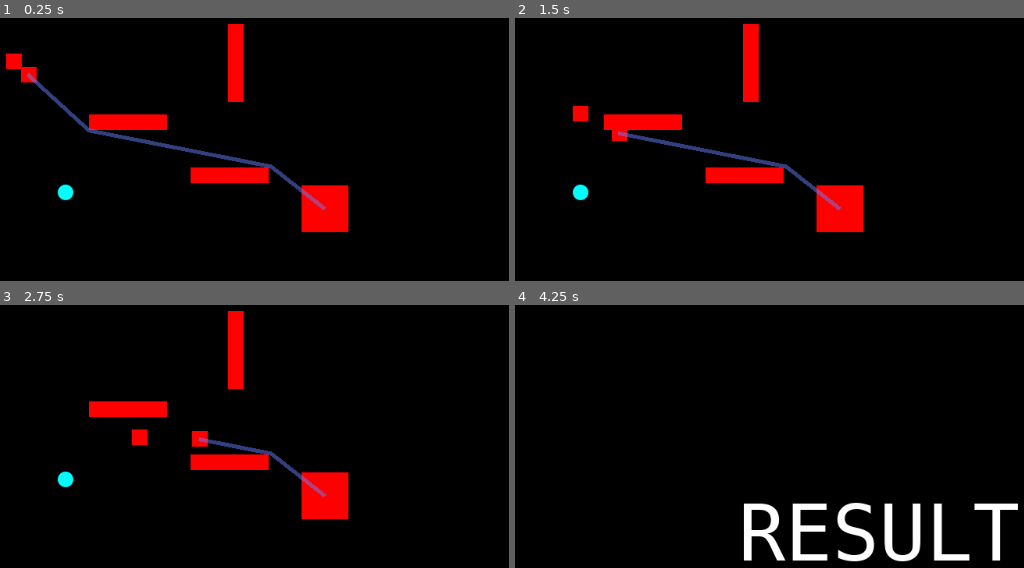
Above: before the commit, frames 1-4 (two rows, left to right).
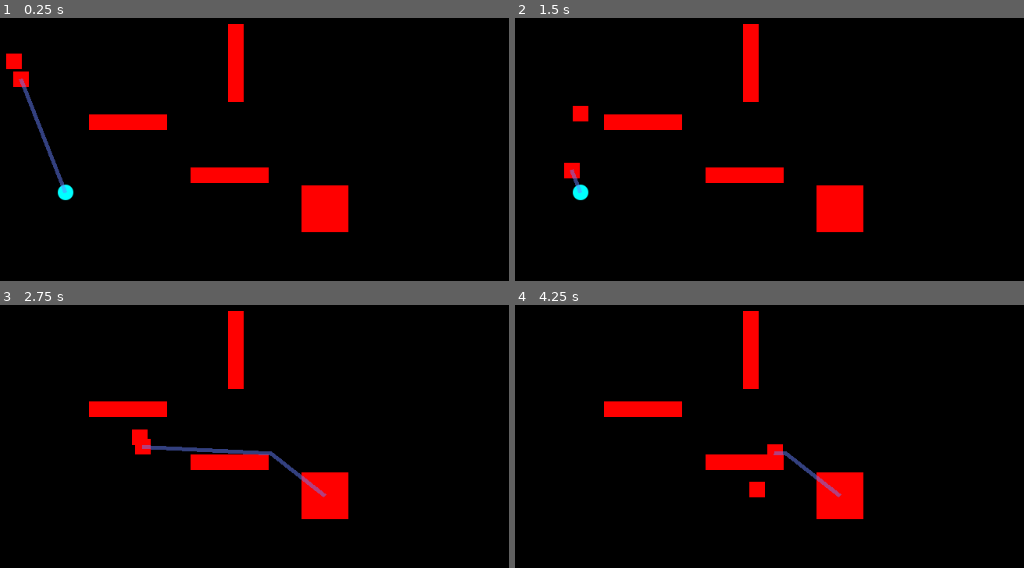
Above: after the commit, the same moments.

Repository: hsandt/bot-competition
Game: Godot game, scene res://Scenes/Arena.tscn
Same seed, same stepped clock (60 frames per second), same inputs: the game is played once before the commit and once after it.
Inputs (mouse positions are in pixels of both pictures, inside the frame that each line leads up to):
- Up to frame 1 (0.25 s): no input
- Up to frame 2 (1.5 s): tap Enter at 0.5 s; move the mouse to (outside the picture) at 0.52 s; press the mouse at (outside the picture) at 0.53 s; hold Right (ui_right) 0.53-1.28 s; move the mouse to (718, 270) at 1.27 s; release the mouse at (718, 270) at 1.28 s; hold Down (ui_down) from 1.28 s (still down); click (718, 270) at 1.35 s
- Up to frame 3 (2.75 s): move the mouse to (442, 431) at 2.02 s; release Down (ui_down) at 2.03 s; press the mouse at (442, 431) at 2.03 s; hold Right (ui_right) from 2.03 s (still down)
- Up to frame 4 (4.25 s): move the mouse to (outside the picture) at 2.77 s; release Right (ui_right) at 2.78 s; release the mouse at (outside the picture) at 2.78 s; hold Up (ui_up) 2.78-3.53 s; click (outside the picture) at 2.85 s; move the mouse to (outside the picture) at 3.52 s; press the mouse at (outside the picture) at 3.53 s; hold Left (ui_left) from 3.53 s (still down)

The runs differ from the first frame. In frame 1, 1.7% of the frame differs, in the area x 2-65%, y 18-74%; in frame 2, 1.1%; in frame 3, 1.0%; in frame 4, 9.1%, in the area x 17-99%, y 2-98%.

Commit message:
[BOT] Bot picks all palets, then moves to goal

Diff:
--- a/Scenes/Prefabs/Palet.tscn
+++ b/Scenes/Prefabs/Palet.tscn
@@ -5,7 +5,9 @@
 
 [sub_resource type="CircleShape2D" id=1]
 
-[node name="Palet" type="Node2D"]
+[node name="Palet" type="Node2D" groups=[
+"palet",
+]]
 script = ExtResource( 1 )
 
 [node name="Sprite" type="Sprite" parent="."]
@@ -16,5 +18,4 @@
 
 [node name="CollisionShape2D" type="CollisionShape2D" parent="Area2D"]
 shape = SubResource( 1 )
-
 [connection signal="body_entered" from="Area2D" to="." method="_on_Area2D_body_entered"]
--- a/Scripts/AICharacter.gd
+++ b/Scripts/AICharacter.gd
@@ -4,15 +4,37 @@
 var goal: Node2D
 
 # State
-var located_goal: bool
+enum Phase {
+	PickPalets,
+	MoveToGoal
+}
+
+var phase: int  # Phase
 
 func _ready():
 	var goal_group = get_tree().get_nodes_in_group("goal")
 	assert(not goal_group.empty())
 	goal = goal_group[0]
 
+func setup():
+	phase = Phase.PickPalets
+
 func _process(delta):
 	# run logic
-	if not located_goal:
-		# locate and target goal
-		compute_path_to_target(goal.global_position)
+	match phase:
+		Phase.PickPalets:
+			var next_palet = find_next_palet()
+			if next_palet != null:
+				start_move_to(next_palet.global_position)
+			else:
+				phase = Phase.MoveToGoal
+			print("picking")
+		Phase.MoveToGoal:
+			start_move_to(goal.global_position)
+
+func find_next_palet() -> Node2D:
+	var palets = get_tree().get_nodes_in_group("palet")
+	if palets.empty():
+		return null
+	else:
+		return palets[0]
--- a/Scripts/Character.gd
+++ b/Scripts/Character.gd
@@ -48,7 +48,7 @@
 			path.clear()
 			update_debug_line()
 
-func compute_path_to_target(target_position):
+func start_move_to(target_position):
 	"""Compute a path to a new target position and start moving"""
 
 	# compute path to target position
--- a/Scripts/HumanCharacter.gd
+++ b/Scripts/HumanCharacter.gd
@@ -2,4 +2,4 @@
 
 func _unhandled_input(event: InputEvent):
 	if event.is_action_pressed("set_move_target"):
-		compute_path_to_target(event.global_position)
+		start_move_to(event.global_position)
--- a/Scripts/Palet.gd
+++ b/Scripts/Palet.gd
@@ -1,10 +1,11 @@
 extends Node2D
+class_name Palet
 
 # Called when the node enters the scene tree for the first time.
 func _ready():
 	pass # Replace with function body.
 
 func _on_Area2D_body_entered(body):
-	# don't get_script, use the node directly
+	# duck-type Character for being able to pick palet
 	if body.has_method("pick_palet"):
 		body.pick_palet(self)
--- a/project.godot
+++ b/project.godot
@@ -8,9 +8,14 @@
 
 config_version=4
 
-_global_script_classes=[  ]
+_global_script_classes=[ {
+"base": "Node2D",
+"class": "Palet",
+"language": "GDScript",
+"path": "res://Scripts/Palet.gd"
+} ]
 _global_script_class_icons={
-
+"Palet": ""
 }
 
 [application]
